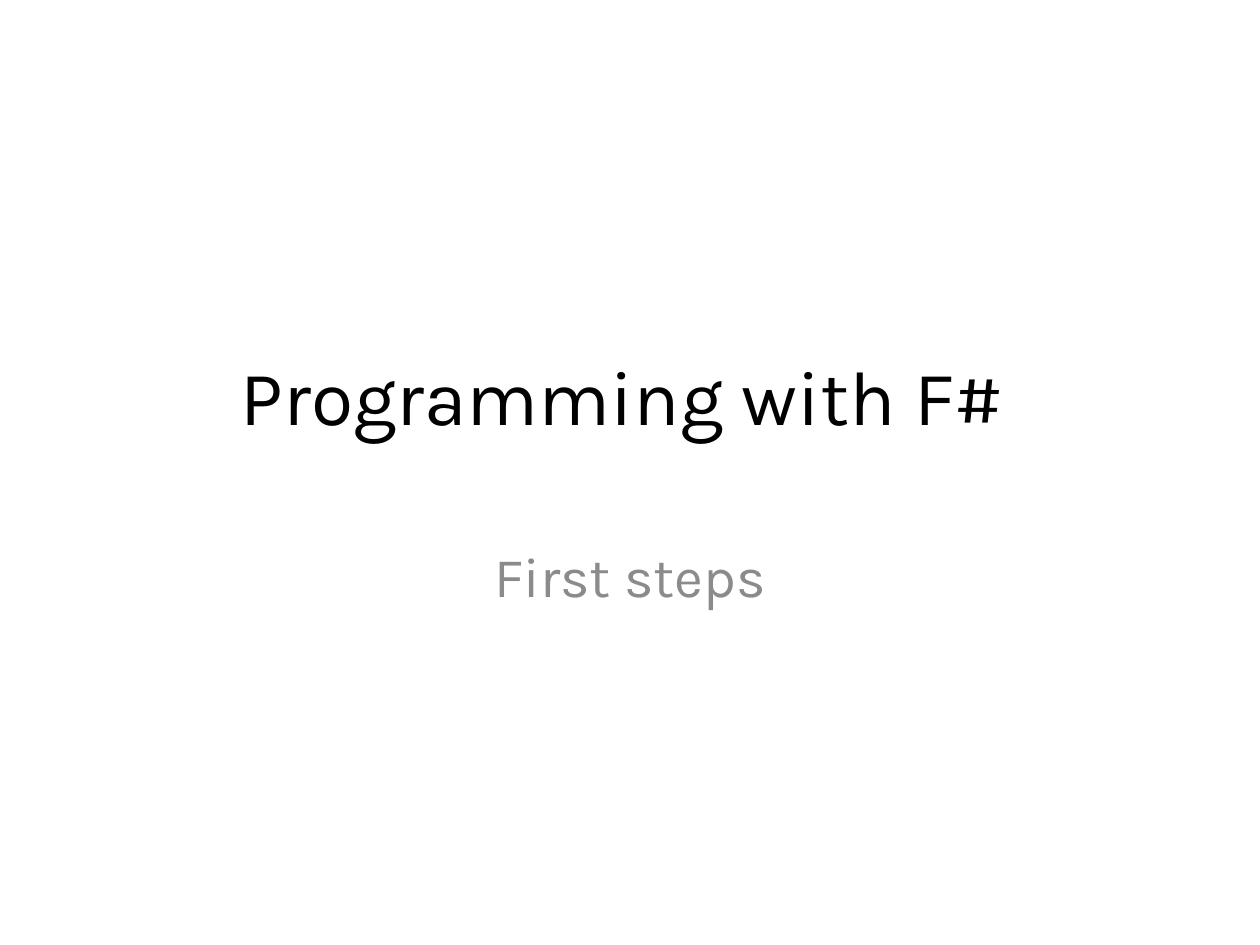
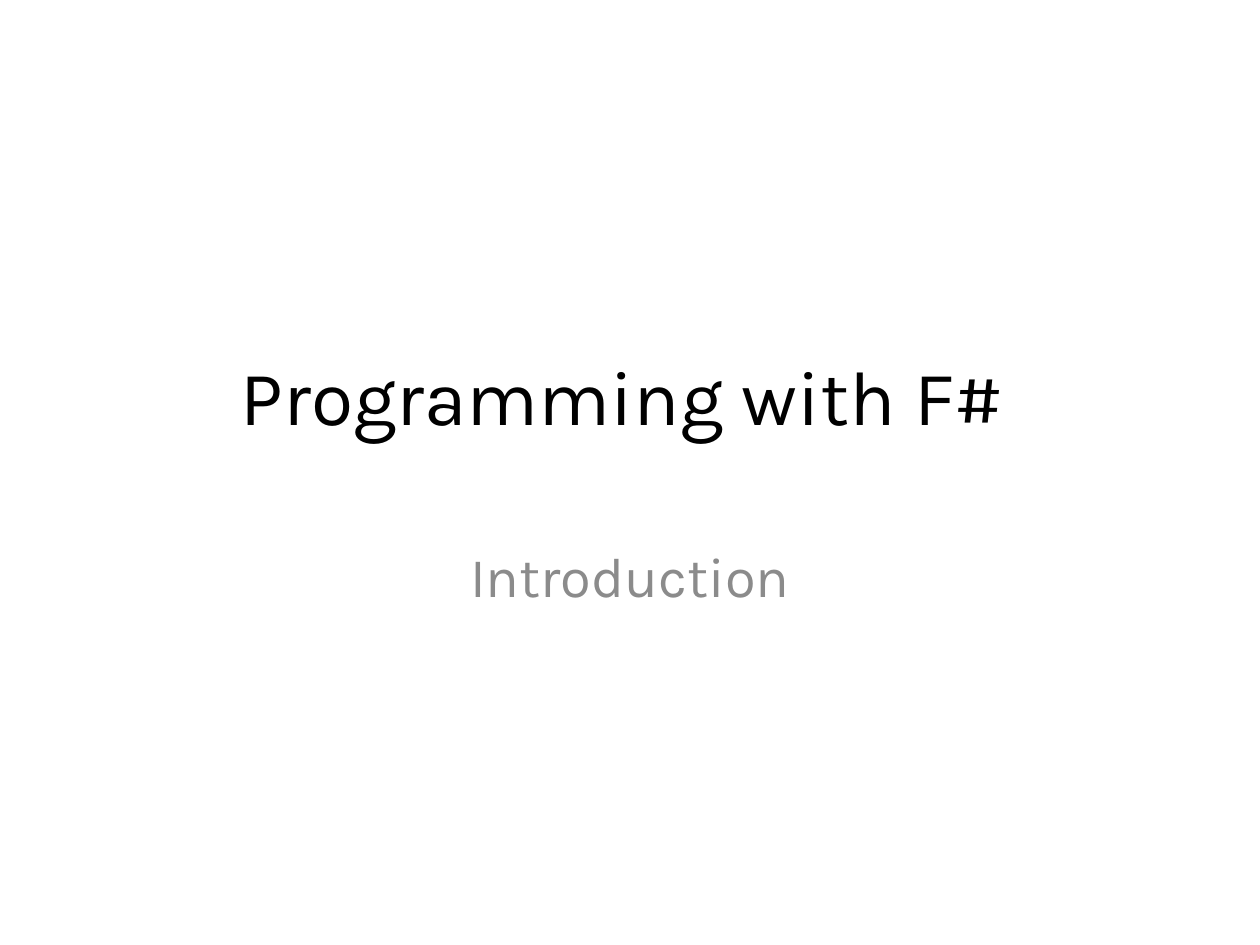
Before and after one commit to vba/presentations, a slide deck: slide 1 of fsharp/part1/presentation.pptx. Drawn at 1260x945 pixels with LibreOffice and Linux fonts; fonts in the diff are those of the drawing. Boxes give left, top, right and bottom in pixels: in the first picture for what was removed or moved away, otherwise in the second. Text is boxed around its words. In the diff, an @@ line names an element or a change of style, - is before the commit and + after.

```diff
--- a/fsharp/part1/presentation.pptx
+++ b/fsharp/part1/presentation.pptx
@@ subtitle at <box>470,558,789,598</box>: text changed @@
-First steps
+Introduction
```
Also in this commit, not shown: 1 other slide changed, 4 slides added, 6 other files.
